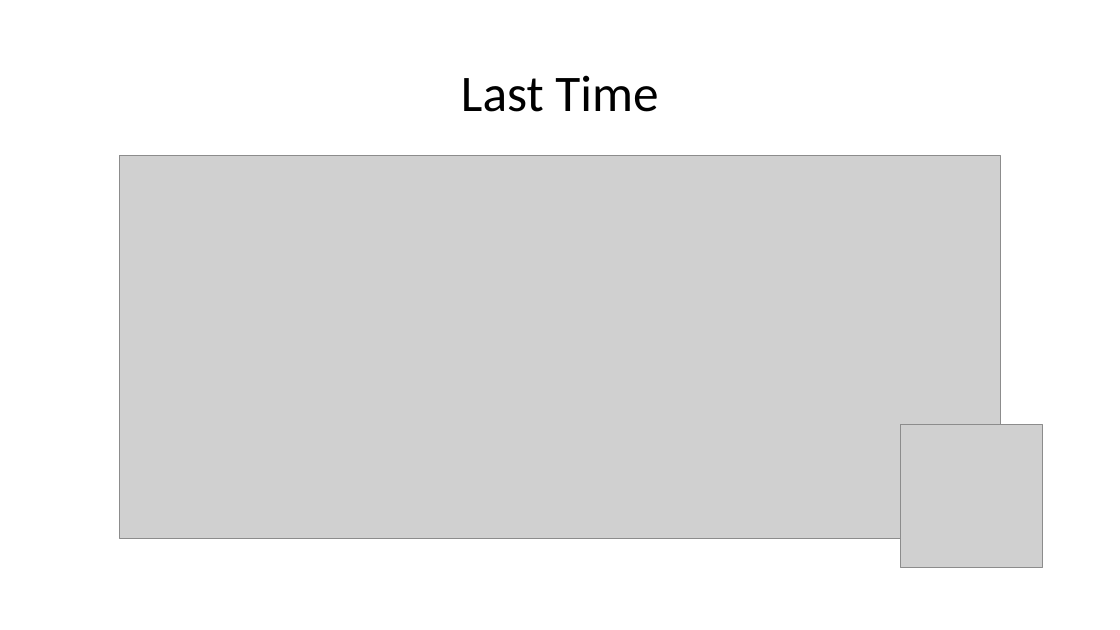
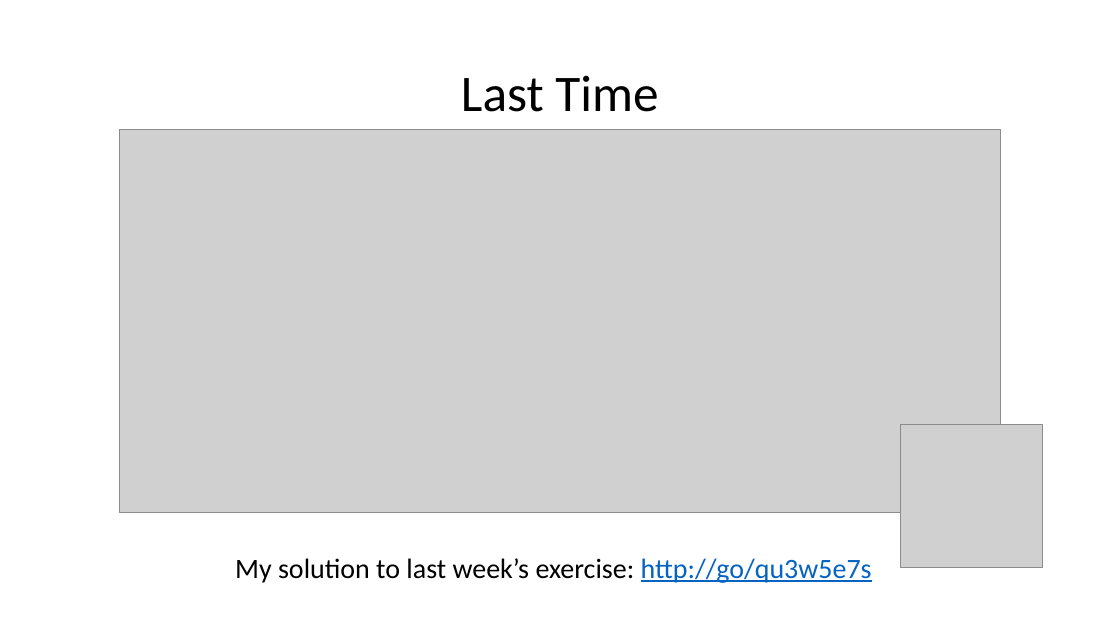
Before and after one commit to wilkotom/python_examples, a slide deck: slide 2 of Python as an additional language/Lesson 7/Session 7.pptx. Drawn at 1120x630 pixels with LibreOffice and Linux fonts; fonts in the diff are those of the drawing; grey boxes stand for pictures. Boxes give left, top, right and bottom in pixels: in the first picture for what was removed or moved away, otherwise in the second. Text is boxed around its words. In the diff, an @@ line names an element or a change of style, - is before the commit and + after.

```diff
--- a/Python as an additional language/Lesson 7/Session 7.pptx
+++ b/Python as an additional language/Lesson 7/Session 7.pptx
@@ picture: place and size @@
-picture at box(120, 155, 1001, 539)
+picture at box(120, 130, 1001, 513)
@@ text added at box(235, 558, 872, 583), 24 pt, text #000000 @@
+My solution to last week’s exercise: http://go/qu3w5e7s
```
Also in this commit, not shown: 5 other slides changed.
